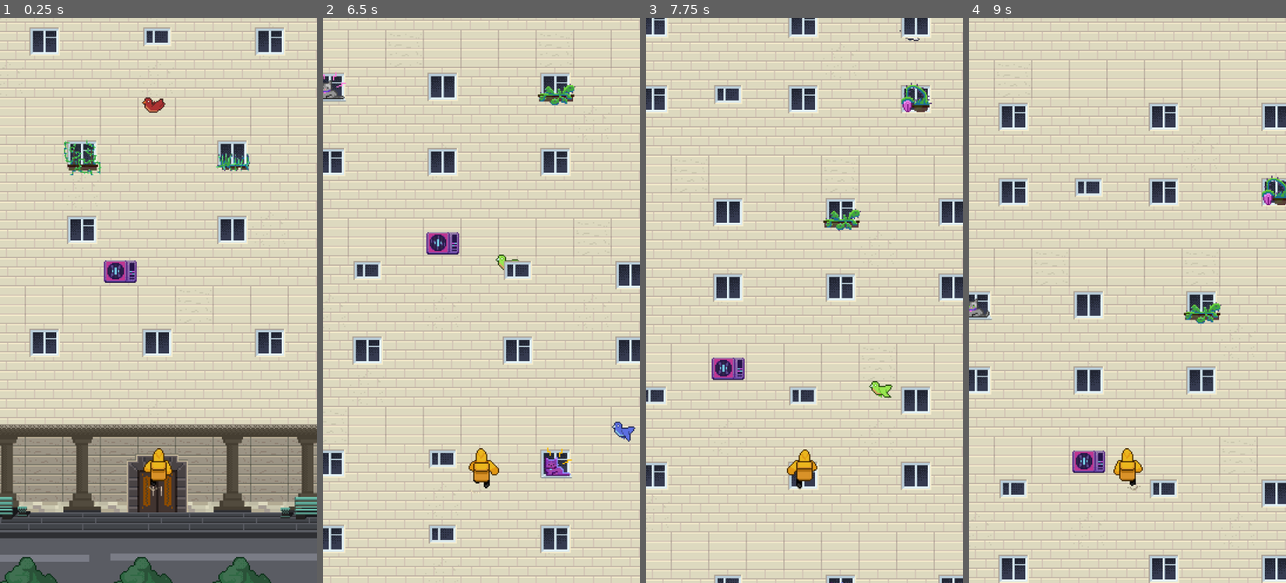
Above: before the commit, frames 1-4 (left to right).
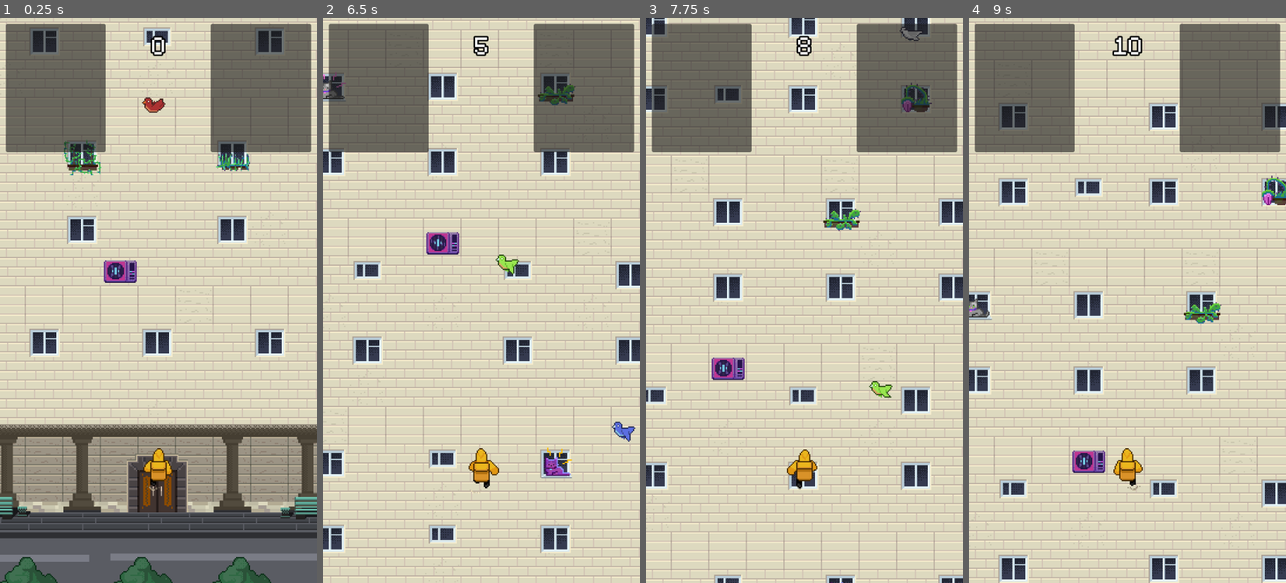
Above: after the commit, the same moments.

Repository: Blobson/break-a-leg
Game: Godot game, scene res://game.tscn
Same seed, same stepped clock (60 frames per second), same inputs: the game is played once before the commit and once after it.
Inputs (mouse positions are in pixels of both pictures, inside the frame that each line leads up to):
- Up to frame 1 (0.25 s): no input
- Up to frame 2 (6.5 s): move the mouse to (551, 272) at 0.52 s; hold Right (ui_right) 0.53-1.28 s; click (551, 272) at 0.67 s; move the mouse to (418, 328) at 1.27 s; hold Left (ui_left) 1.28-2.03 s; move the mouse to (513, 176) at 2.02 s; hold Right (ui_right) 2.03-2.78 s; move the mouse to (465, 413) at 2.77 s; hold Up (ui_up) 2.78-3.53 s; click (465, 413) at 2.92 s; move the mouse to (576, 385) at 3.52 s; hold Left (ui_left) 3.53-5.78 s; move the mouse to (386, 215) at 4.27 s; move the mouse to (497, 300) at 5.02 s; click (497, 300) at 5.17 s; move the mouse to (433, 159) at 5.77 s; hold Right (ui_right) from 5.78 s (still down)
- Up to frame 3 (7.75 s): move the mouse to (874, 272) at 6.52 s; release Right (ui_right) at 6.53 s; hold Up (ui_up) 6.53-7.28 s; move the mouse to (741, 328) at 7.27 s; hold Right (ui_right) from 7.28 s (still down); click (741, 328) at 7.42 s
- Up to frame 4 (9 s): move the mouse to (1159, 176) at 8.02 s; release Right (ui_right) at 8.03 s; hold Left (ui_left) from 8.03 s (still down); move the mouse to (1111, 413) at 8.77 s

The runs differ from the first frame. In frame 1, 14% of the frame differs, in the area x 1-99%, y 1-24%; in frame 2, 14%, in the area x 1-99%, y 1-46%; in frame 3, 14%; in frame 4, 14%.

Commit message:
#96 Score indicator

Diff:
--- a/characters/common/base_character/character.gd
+++ b/characters/common/base_character/character.gd
@@ -3,7 +3,7 @@
 @onready var animation = $AnimationPlayer
 
 ## Скорость движения
-@export var move_speed: int = 200
+@export var move_speed: int = 0
 
 ## Длина прыжка в тайлах
 @export var jump_length: float = 1.5
@@ -16,18 +16,23 @@
 			health = value
 			Game.health_updated.emit(health, old_value)
 
+@export var damage_score_losing: int = 20
+
 var level_width: int
 var level_tile_size: Vector2i
 var movement_tween: Tween
 var next_move: Vector2 = Vector2.ZERO
+var last_tile: int = 0
 
 
 ## Получение урона
 func take_damage(damage):
 	if health > 0:
 		health -= damage
+		Game.score -= damage_score_losing
 		if health <= 0:
 			parachute_jump()
+			Game.score -= int(Game.score / 2)
 
 
 func _init():
@@ -50,6 +55,10 @@
 ## Движение
 func _physics_process(_delta):
 	move_and_slide()
+	var new_tile = floor(-position.y / level_tile_size.y)
+	if last_tile < new_tile:
+		Game.score += (new_tile - last_tile)
+		last_tile = new_tile
 
 
 ## Обработка input
--- a/default_bus_layout.tres
+++ b/default_bus_layout.tres
@@ -1,3 +1,4 @@
 [gd_resource type="AudioBusLayout" format=3 uid="uid://cweoo552vmhrr"]
 
 [resource]
+bus/0/volume_db = -80.0
--- a/game.tscn
+++ b/game.tscn
@@ -1,9 +1,10 @@
-[gd_scene load_steps=5 format=3 uid="uid://bd2tgsc5ao4ix"]
+[gd_scene load_steps=6 format=3 uid="uid://bd2tgsc5ao4ix"]
 
 [ext_resource type="PackedScene" uid="uid://cj1jkk4ni344t" path="res://regions/residential_region/test_level/test_level.tscn" id="1_l7l70"]
 [ext_resource type="PackedScene" uid="uid://dpkpf8sao4qgx" path="res://utils/camera/camera_2d.tscn" id="2_3c6or"]
 [ext_resource type="PackedScene" uid="uid://cqrdsna5moeu0" path="res://characters/courier/courier.tscn" id="2_vnrjk"]
 [ext_resource type="AudioStream" uid="uid://h7dicqvhhdip" path="res://regions/residential_region/audio/residental_theme.ogg" id="3_lima3"]
+[ext_resource type="PackedScene" uid="uid://bi45ws51cftba" path="res://ui/level_ui/level_ui.tscn" id="5_arcut"]
 
 [node name="Game" type="Node2D"]
 
@@ -20,3 +21,5 @@
 [node name="AudioStreamPlayer" type="AudioStreamPlayer" parent="."]
 stream = ExtResource("3_lima3")
 autoplay = true
+
+[node name="LevelUI" parent="." instance=ExtResource("5_arcut")]
--- a/regions/residential_region/test_level/test_level.tscn
+++ b/regions/residential_region/test_level/test_level.tscn
@@ -241,6 +241,30 @@
 [node name="SpleepingCat3" parent="CollisionObjects" instance=ExtResource("15_steao")]
 position = Vector2(400.662, 527.484)
 
+[node name="FlyingBird_1" parent="CollisionObjects" instance=ExtResource("27_ud8q0")]
+position = Vector2(1, 1501)
+
+[node name="FlyingBird2" parent="CollisionObjects" instance=ExtResource("28_uljrv")]
+position = Vector2(317, 1382)
+
+[node name="FlyingBird3" parent="CollisionObjects" instance=ExtResource("29_c818p")]
+position = Vector2(99, 1236)
+
+[node name="FlyingBird4" parent="CollisionObjects" instance=ExtResource("30_0m5wf")]
+position = Vector2(0, 1094)
+
+[node name="FlyingBird5" parent="CollisionObjects" instance=ExtResource("31_8ixxd")]
+position = Vector2(331, 916)
+
+[node name="FlyingBird6" parent="CollisionObjects" instance=ExtResource("32_xt4rg")]
+position = Vector2(26, 793)
+
+[node name="FlyingBird7" parent="CollisionObjects" instance=ExtResource("33_2rb7b")]
+position = Vector2(469, 463)
+
+[node name="FlyingBird8" parent="CollisionObjects" instance=ExtResource("34_gljf1")]
+position = Vector2(111, 622)
+
 [node name="Bottom" type="Node2D" parent="."]
 
 [node name="TileMap" type="TileMap" parent="Bottom"]
@@ -299,27 +323,3 @@
 z_index = 101
 position = Vector2(-145, -116)
 texture = ExtResource("26_fnhl7")
-
-[node name="FlyingBird_1" parent="." instance=ExtResource("27_ud8q0")]
-position = Vector2(-335, -227)
-
-[node name="FlyingBird2" parent="." instance=ExtResource("28_uljrv")]
-position = Vector2(-19, -346)
-
-[node name="FlyingBird3" parent="." instance=ExtResource("29_c818p")]
-position = Vector2(-237, -492)
-
-[node name="FlyingBird4" parent="." instance=ExtResource("30_0m5wf")]
-position = Vector2(-336, -634)
-
-[node name="FlyingBird5" parent="." instance=ExtResource("31_8ixxd")]
-position = Vector2(-5, -812)
-
-[node name="FlyingBird6" parent="." instance=ExtResource("32_xt4rg")]
-position = Vector2(-310, -935)
-
-[node name="FlyingBird7" parent="." instance=ExtResource("33_2rb7b")]
-position = Vector2(133, -1265)
-
-[node name="FlyingBird8" parent="." instance=ExtResource("34_gljf1")]
-position = Vector2(-225, -1106)
--- /dev/null
+++ b/ui/level_ui/level_ui.tscn
@@ -0,0 +1,50 @@
+[gd_scene load_steps=2 format=3 uid="uid://bi45ws51cftba"]
+
+[ext_resource type="PackedScene" uid="uid://b65rukvkd3ps3" path="res://ui/level_ui/score_counter/score_counter.tscn" id="1_4vhlh"]
+
+[node name="LevelUI" type="CanvasLayer"]
+layer = 100
+
+[node name="VBoxContainer" type="VBoxContainer" parent="."]
+anchors_preset = 15
+anchor_right = 1.0
+anchor_bottom = 1.0
+grow_horizontal = 2
+grow_vertical = 2
+
+[node name="MarginContainer" type="MarginContainer" parent="VBoxContainer"]
+layout_mode = 2
+size_flags_horizontal = 3
+size_flags_vertical = 3
+theme_override_constants/margin_left = 10
+theme_override_constants/margin_top = 10
+theme_override_constants/margin_right = 10
+theme_override_constants/margin_bottom = 10
+
+[node name="TopUI" type="HBoxContainer" parent="VBoxContainer/MarginContainer"]
+layout_mode = 2
+size_flags_vertical = 3
+
+[node name="PanelContainer" type="PanelContainer" parent="VBoxContainer/MarginContainer/TopUI"]
+custom_minimum_size = Vector2(2, 0)
+layout_mode = 2
+size_flags_horizontal = 3
+
+[node name="ScoreCounter" parent="VBoxContainer/MarginContainer/TopUI" instance=ExtResource("1_4vhlh")]
+layout_mode = 2
+size_flags_horizontal = 6
+size_flags_vertical = 0
+
+[node name="PanelContainer2" type="PanelContainer" parent="VBoxContainer/MarginContainer/TopUI"]
+custom_minimum_size = Vector2(2, 0)
+layout_mode = 2
+size_flags_horizontal = 3
+
+[node name="MiddleUI" type="HBoxContainer" parent="VBoxContainer"]
+layout_mode = 2
+size_flags_vertical = 3
+size_flags_stretch_ratio = 2.0
+
+[node name="MarginContainer2" type="MarginContainer" parent="VBoxContainer"]
+layout_mode = 2
+size_flags_vertical = 3
--- /dev/null
+++ b/ui/level_ui/score_counter/score_counter.gd
@@ -0,0 +1,16 @@
+extends Control
+
+@export var tween_duration: float = 0.2
+
+func _ready():
+	Game.score_updated.connect(_on_score_updated)
+	self.text = str(Game.score)
+
+
+func _on_score_updated(old: int, score: int):
+	var score_tween = create_tween()
+	score_tween.tween_method(animate_score, old, score, tween_duration)
+
+
+func animate_score(gold_value: int):
+	self.text = str(gold_value)
--- /dev/null
+++ b/ui/level_ui/score_counter/score_counter.tscn
@@ -0,0 +1,21 @@
+[gd_scene load_steps=3 format=3 uid="uid://b65rukvkd3ps3"]
+
+[ext_resource type="Theme" uid="uid://cjb3iii3t3n56" path="res://ui/themes/main_theme.tres" id="1_26cdo"]
+[ext_resource type="Script" path="res://ui/level_ui/score_counter/score_counter.gd" id="1_vakry"]
+
+[node name="ScoreCounter" type="Control"]
+layout_mode = 3
+anchors_preset = 0
+
+[node name="ScoreLabel" type="Label" parent="."]
+layout_mode = 2
+offset_left = -125.0
+offset_right = 130.0
+offset_bottom = 68.0
+theme = ExtResource("1_26cdo")
+theme_override_colors/font_color = Color(1, 1, 1, 1)
+theme_override_colors/font_outline_color = Color(0, 0, 0, 1)
+theme_override_constants/outline_size = 10
+text = "0"
+horizontal_alignment = 1
+script = ExtResource("1_vakry")
--- a/utils/game_state/game_state.gd
+++ b/utils/game_state/game_state.gd
@@ -4,6 +4,7 @@
 signal rating_updated(new_rating: int)
 signal health_updated(from: int, to: int)
 signal level_start(width: int, tile_size: Vector2i)
+signal score_updated(from: int, to: int)
 
 ## Текущий район
 var region: Node2D
@@ -23,6 +24,16 @@
 			rating = value
 			rating_updated.emit(rating)
 
+## Очки
+var score: int = 0 :
+	set(value):
+		if value < 0:
+			value = 0
+		if score != value:
+			var old = score
+			score = value
+			score_updated.emit(old, score)
+
 
 ## Монетки
 var coins: int = 0 :
@@ -32,6 +43,12 @@
 			coins = value
 			coins_updated.emit(old, coins)
 
+func _ready():
+	level_start.connect(_on_level_start)
+
+
+func _on_level_start():
+	score = 0
 
 ## Выход из игры
 func quit():
